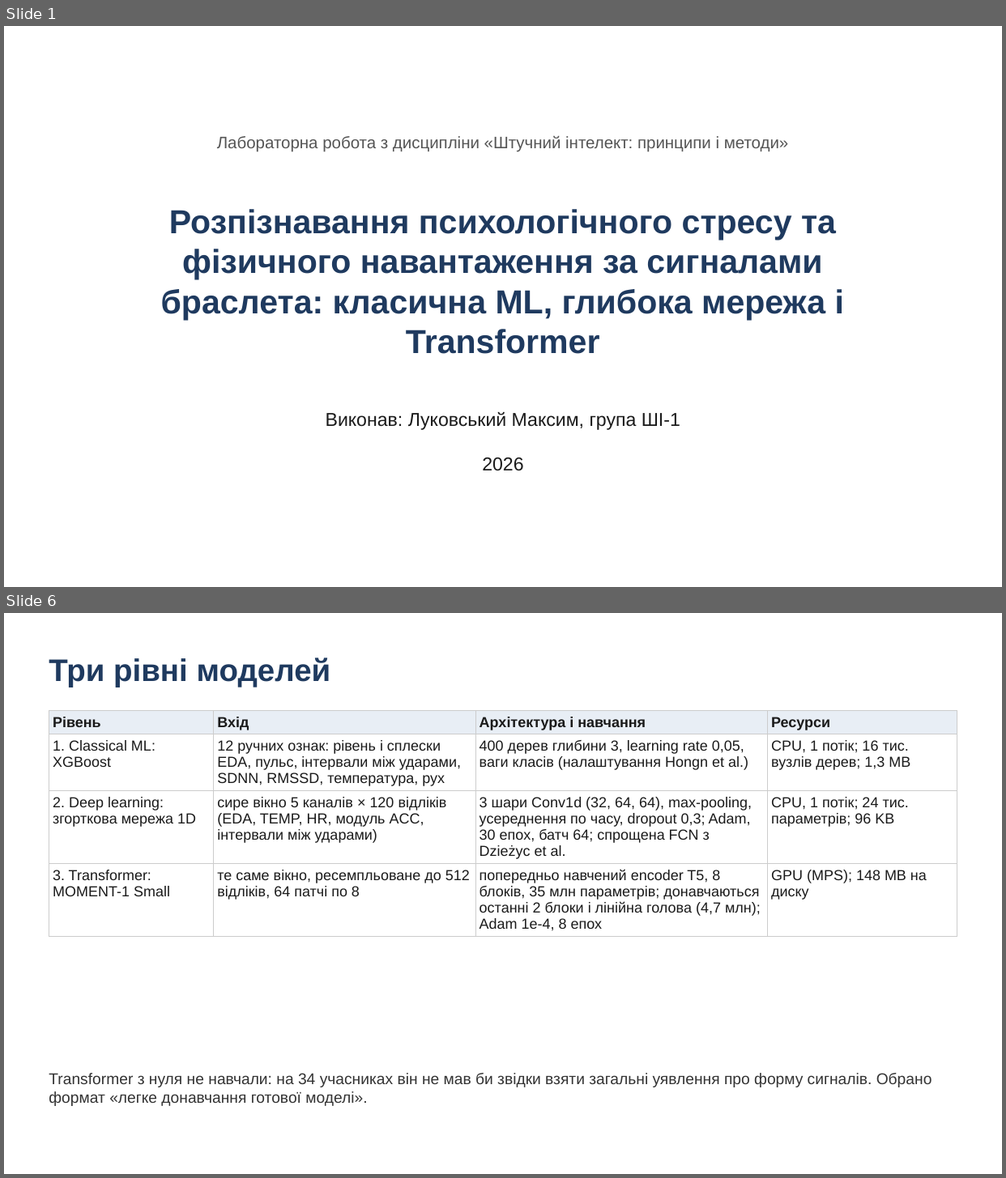
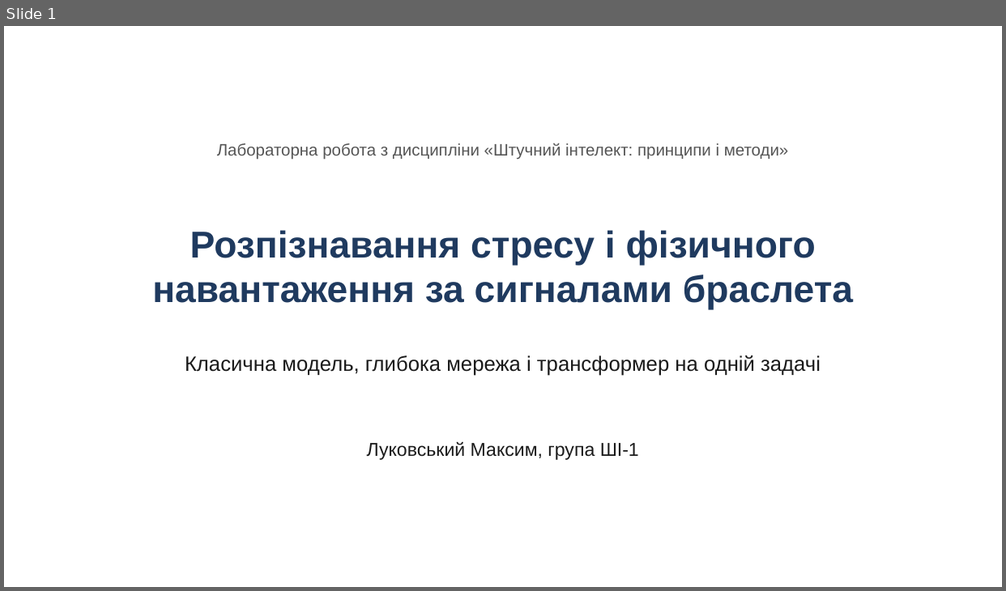
Before and after one commit to lukovskiy541/wearable-stress-exercise, a slide deck: presentation.pptx. Shown one above the other, each under a label of ours: slides 1 and 6 before the commit, slide 1 after it; the slides between them are not shown. The pictures are 1006x1178 and 1006x591 pixels, drawn with LibreOffice and Linux fonts; fonts in the diff are those of the drawing. Boxes give left, top, right and bottom in pixels: in the first picture for what was removed or moved away, otherwise in the second. Text is boxed around its words. In the diff, an @@ line names an element or a change of style, - is before the commit and + after.

Commit message:
Simplify presentation, add speech text

```diff
--- a/presentation.pptx
+++ b/presentation.pptx
@@ slide 6 removed at bbox=[4, 613, 1002, 1174], background #FFFFFF @@
@@ text removed at bbox=[49, 658, 331, 688] @@
-Три рівні моделей
@@ table removed at bbox=[49, 710, 957, 935], 4 rows, 4 columns @@
-Рівень | Вхід | Архітектура і навчання | Ресурси
-1. Classical ML: XGBoost | 12 ручних ознак: рівень і сплески EDA, пульс, інтервали між ударами, SDNN, RMSSD, температура, рух | 400 дерев глибини 3, learning rate 0,05, ваги класів (налаштування Hongn et al.) | CPU, 1 потік; 16 тис. вузлів дерев; 1,3 MB
-2. Deep learning: згорткова мережа 1D | сире вікно 5 каналів × 120 відліків (EDA, TEMP, HR, модуль ACC, інтервали між ударами) | 3 шари Conv1d (32, 64, 64), max-pooling, усереднення по часу, dropout 0,3; Adam, 30 епох, батч 64; спрощена FCN з Dzieżyc et al. | CPU, 1 потік; 24 тис. параметрів; 96 KB
-3. Transformer: MOMENT-1 Small | те саме вікно, ресемпльоване до 512 відліків, 64 патчі по 8 | попередньо навчений encoder T5, 8 блоків, 35 млн параметрів; донавчаються останні 2 блоки і лінійна голова (4,7 млн); Adam 1e-4, 8 епох | GPU (MPS); 148 MB на диску
@@ text removed at bbox=[49, 1073, 932, 1106] @@
-Transformer з нуля не навчали: на 34 учасниках він не мав би звідки взяти загальні уявлення про форму сигналів. Обрано формат «легке донавчання готової моделі».
@@ slide 1 changed as well @@
@@ text "Лабораторна робота з дисципліни «Штучний ...": place and size @@
-text "Лабораторна робота з дисципліни «Штучний ..." at bbox=[217, 136, 789, 152]
+text "Лабораторна робота з дисципліни «Штучний ..." at bbox=[217, 143, 789, 160]
@@ text at bbox=[152, 230, 853, 310]: text changed; size 32 to 36 pt @@
-Розпізнавання психологічного стресу та фізичного навантаження за сигналами браслета: класична ML, глибока мережа і Transformer
+Розпізнавання стресу і фізичного навантаження за сигналами браслета
@@ text added at bbox=[185, 356, 820, 376], 20 pt, text #1A1A1A @@
+Класична модель, глибока мережа і трансформер на одній задачі
@@ text at bbox=[367, 442, 639, 460]: text changed @@
-Виконав: Луковський Максим, група ШІ-1
+Луковський Максим, група ШІ-1
@@ text removed at bbox=[482, 458, 523, 472] @@
-2026
```
Also in this commit, not shown: 3 other slides changed, 8 slides added, 7 other slides removed, 2 other files.
